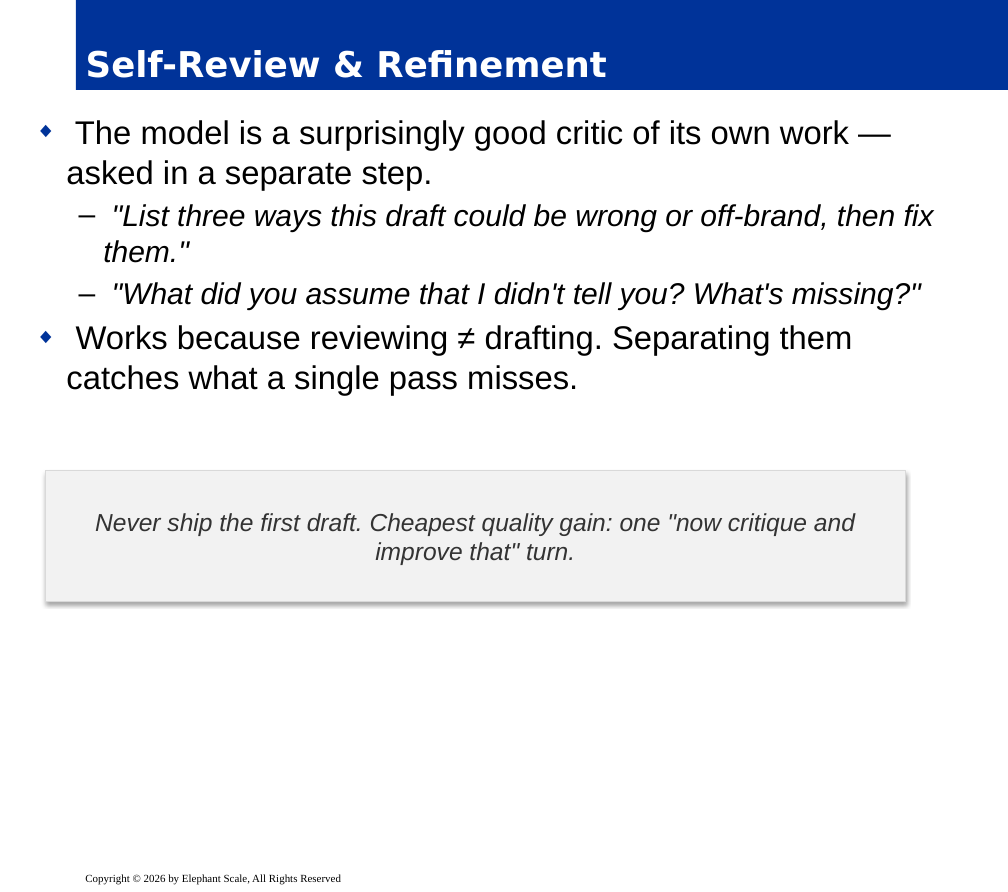
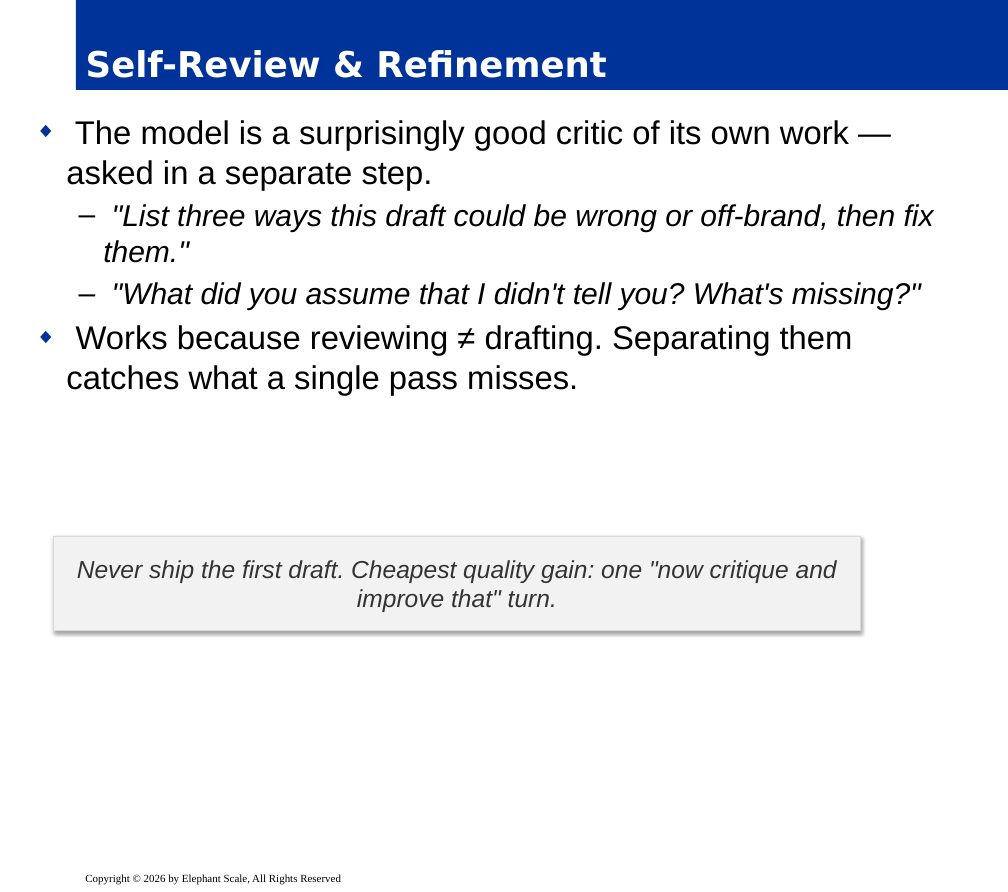
Before and after one commit to elephantscale/Prompt_Engineering_for_Business_Professionals, a slide deck: slide 8 of slides/release/04-advanced-techniques.pptx. Drawn at 1008x892 pixels with LibreOffice and Linux fonts; fonts in the diff are those of the drawing; background and template pictures are left out. Boxes give left, top, right and bottom in pixels: in the first picture for what was removed or moved away, otherwise in the second. Text is boxed around its words. In the diff, an @@ line names an element or a change of style, - is before the commit and + after.

```diff
--- a/slides/release/04-advanced-techniques.pptx
+++ b/slides/release/04-advanced-techniques.pptx
@@ rectangle "Never ship the first draft. ..." resized from (x1=45, y1=471, x2=906, y2=602) to (x1=53, y1=536, x2=860, y2=630) @@
```
Also in this commit, not shown: 7 other slides changed.
